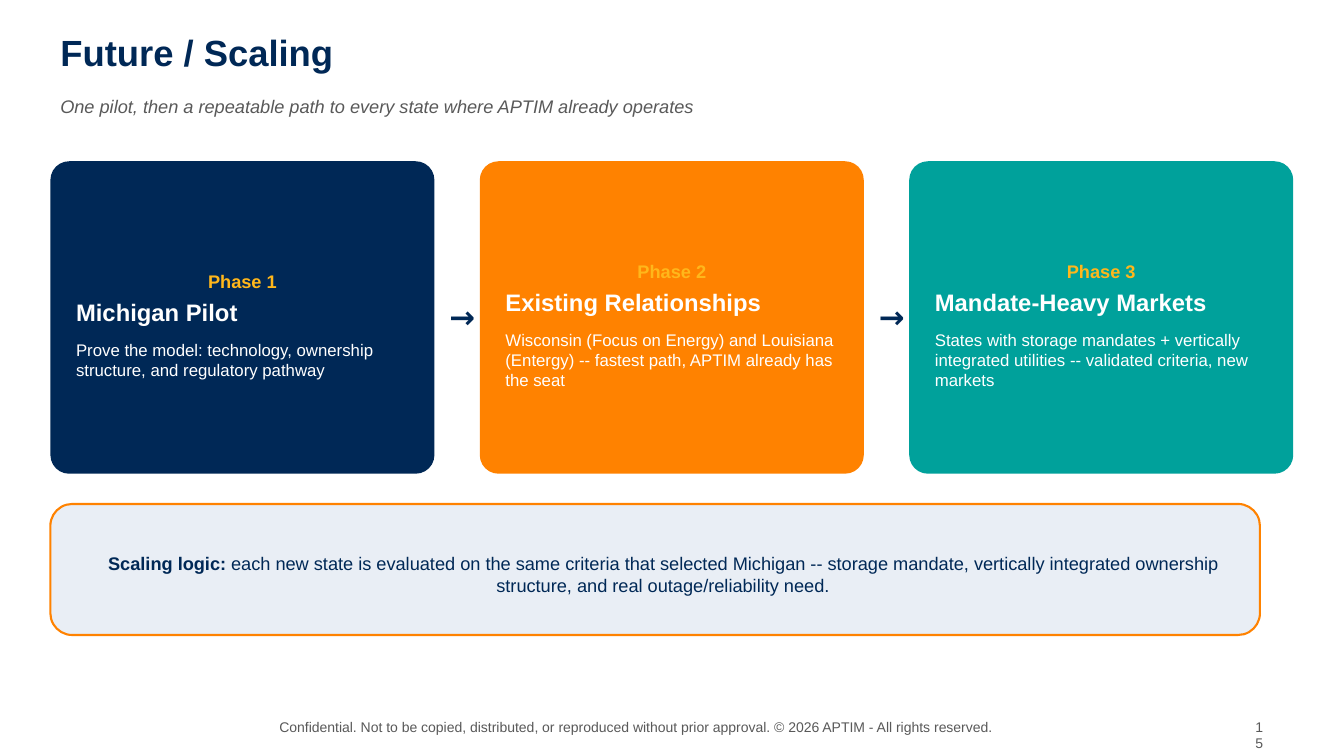
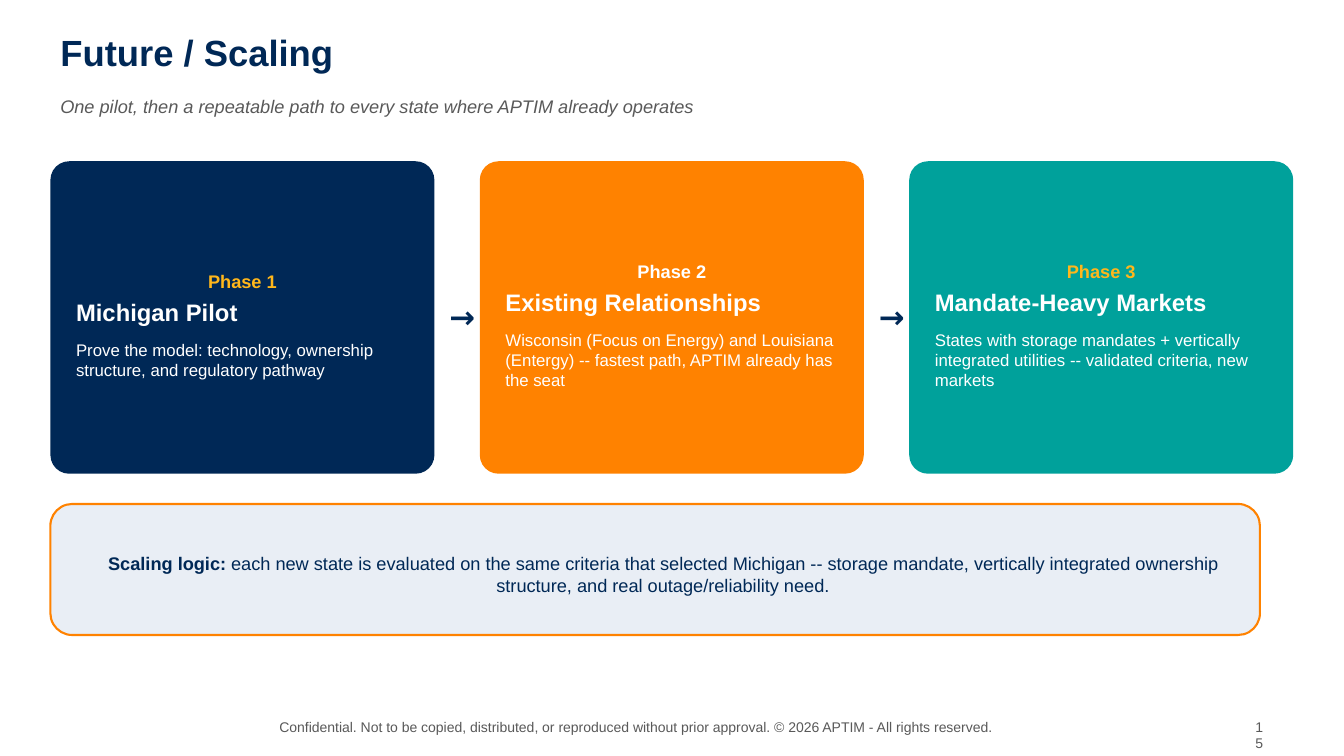
Before and after one commit to graseeuh/HERMES, a slide deck: slide 15 of Group_1_STRIVE_Presentation.pptx. Drawn at 1344x756 pixels with LibreOffice and Linux fonts; fonts in the diff are those of the drawing; background and template pictures are left out. Boxes give left, top, right and bottom in pixels: in the first picture for what was removed or moved away, otherwise in the second. Text is boxed around its words. In the diff, an @@ line names an element or a change of style, - is before the commit and + after.

```diff
--- a/Group_1_STRIVE_Presentation.pptx
+++ b/Group_1_STRIVE_Presentation.pptx
@@ text in rounded rectangle at bbox=[637, 264, 706, 278]: text colour #FFB71B to #FFFFFF in "Phase 2" @@
```
Also in this commit, not shown: 5 other slides changed.
